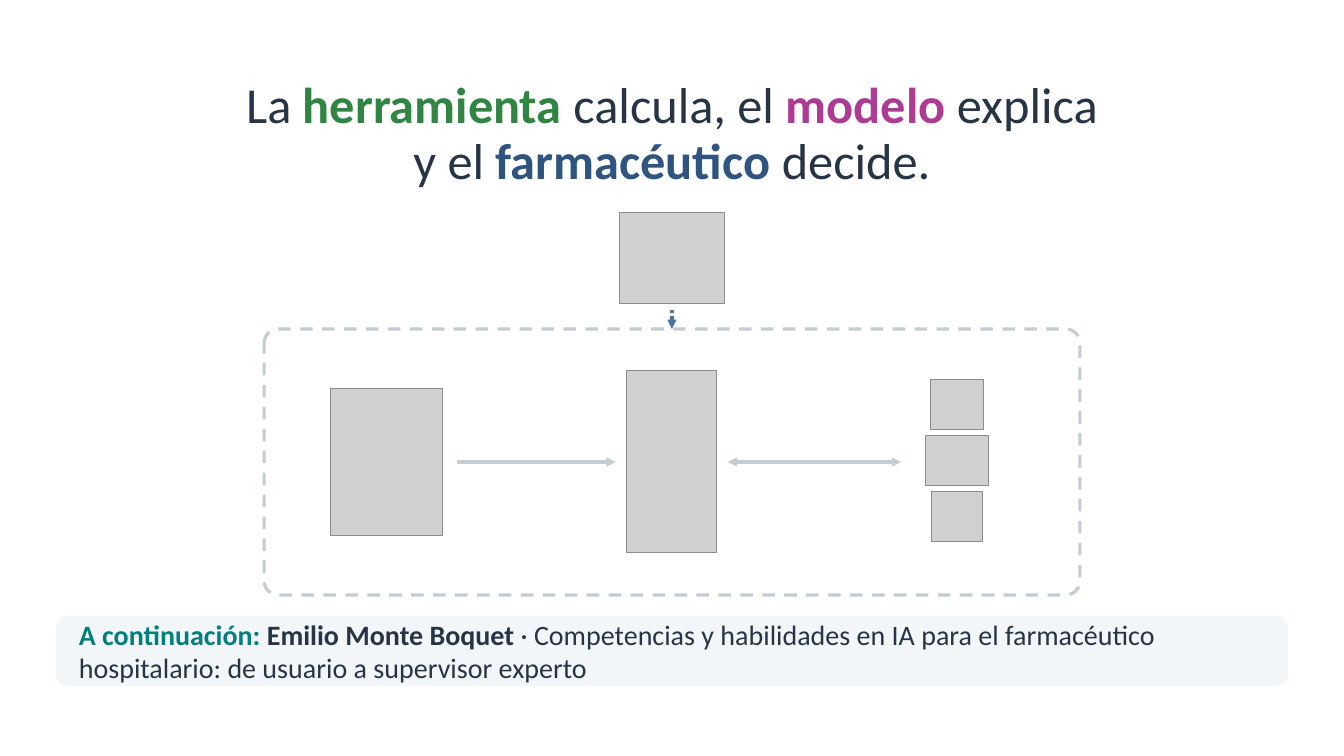
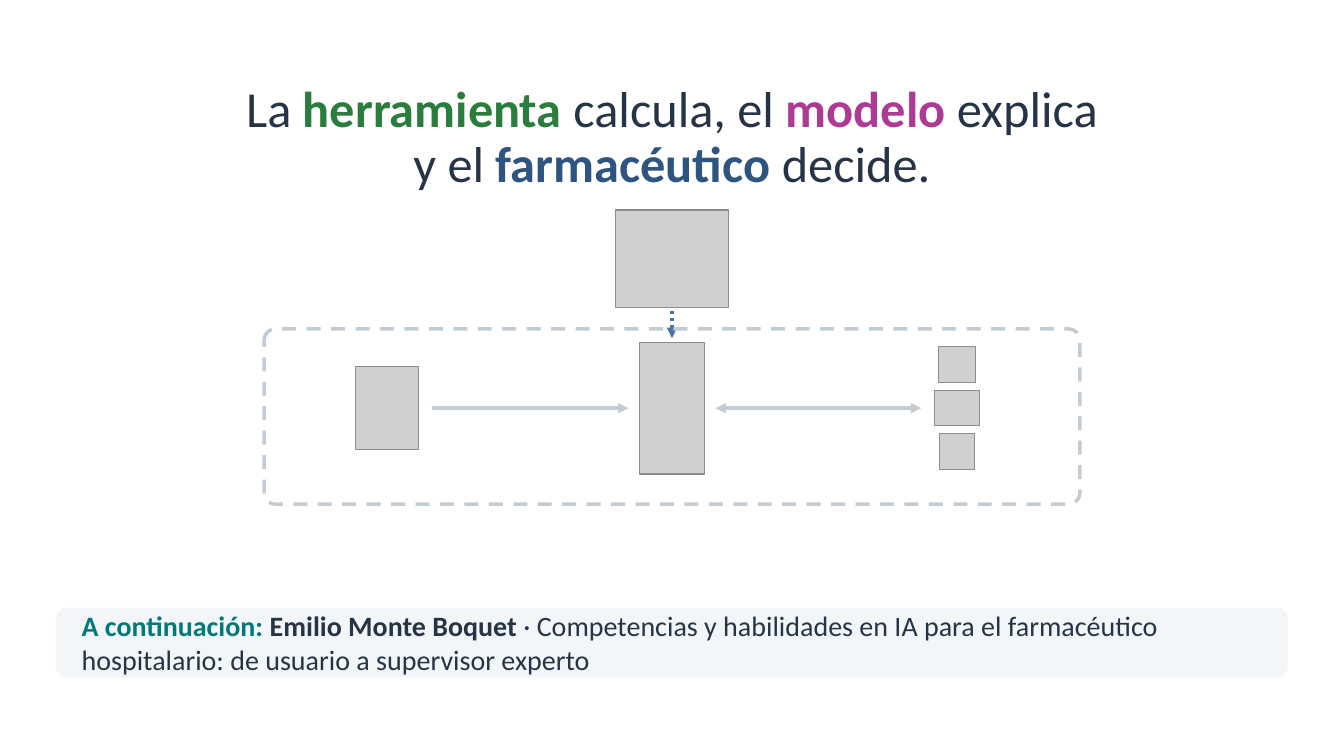
Before and after one commit to amonterodel/academic-pptx-skill, a slide deck: slide 9 of examples/sefh-71-ia-tdm/salida/ponencia-ia-tdm-montero.pptx. Drawn at 1344x756 pixels with LibreOffice and Linux fonts; fonts in the diff are those of the drawing; grey boxes stand for pictures; background and template pictures are left out. Boxes give left, top, right and bottom in pixels: in the first picture for what was removed or moved away, otherwise in the second. Text is boxed around its words. In the diff, an @@ line names an element or a change of style, - is before the commit and + after.

```diff
--- a/examples/sefh-71-ia-tdm/salida/ponencia-ia-tdm-montero.pptx
+++ b/examples/sefh-71-ia-tdm/salida/ponencia-ia-tdm-montero.pptx
@@ text "La herramienta calcula, el modelo ..." at bbox=[246, 91, 1098, 190]: vertical alignment middle to top @@
@@ text at bbox=[246, 91, 1098, 190]: text changed @@
-La herramienta calcula, el modelo explica
-y el farmacéutico decide.
+La herramienta calcula, el modelo explica
+y el farmacéutico decide.
@@ picture: place and size @@
-picture at bbox=[620, 212, 725, 303]
+picture at bbox=[616, 210, 728, 308]
@@ rounded rectangle: place and size @@
-rounded rectangle at bbox=[264, 329, 1080, 595]
+rounded rectangle at bbox=[264, 329, 1080, 504]
@@ rounded rectangle at bbox=[264, 329, 1080, 504]: outline #C3CBD3 2.25 pt dashed to #C3CBD3 2.5 pt dashed; proportions changed @@
@@ arrow moved from (673, 311) - (673, 329) to (673, 311) - (673, 339) @@
@@ arrow (673, 311) - (673, 339): stroke #4A73A0 2.25 pt dashed to #4A73A0 2.5 pt dashed @@
@@ picture added at bbox=[639, 343, 705, 475] @@
@@ picture: place and size @@
-picture at bbox=[931, 379, 984, 430]
+picture at bbox=[939, 347, 977, 382]
@@ picture: place and size @@
-picture at bbox=[331, 389, 443, 536]
+picture at bbox=[355, 366, 418, 450]
@@ picture removed at bbox=[627, 371, 717, 554] @@
@@ arrow moved from (457, 462) - (616, 462) to (432, 408) - (629, 408) @@
@@ arrow (432, 408) - (629, 408): stroke #C3CBD3 2.25 pt to #C3CBD3 2.5 pt @@
@@ double arrow moved from (728, 462) - (901, 462) to (716, 408) - (922, 408) @@
@@ double arrow (716, 408) - (922, 408): stroke #C3CBD3 2.25 pt to #C3CBD3 2.5 pt @@
@@ picture: place and size @@
-picture at bbox=[926, 436, 988, 486]
+picture at bbox=[935, 390, 979, 425]
@@ picture: place and size @@
-picture at bbox=[933, 492, 983, 542]
+picture at bbox=[940, 434, 975, 469]
@@ rounded rectangle "A continuación: Emilio Monte Boquet ...": place and size @@
-rounded rectangle "A continuación: Emilio Monte Boquet ..." at bbox=[56, 616, 1289, 686]
+rounded rectangle "A continuación: Emilio Monte Boquet ..." at bbox=[56, 608, 1289, 678]
@@ rounded rectangle "A continuación: Emilio Monte Boquet ..." at bbox=[56, 608, 1289, 678]: text colour #007F7E to #007A79 in "A continuación:" @@
```
Also in this commit, not shown: 8 other slides changed, 29 other files.
